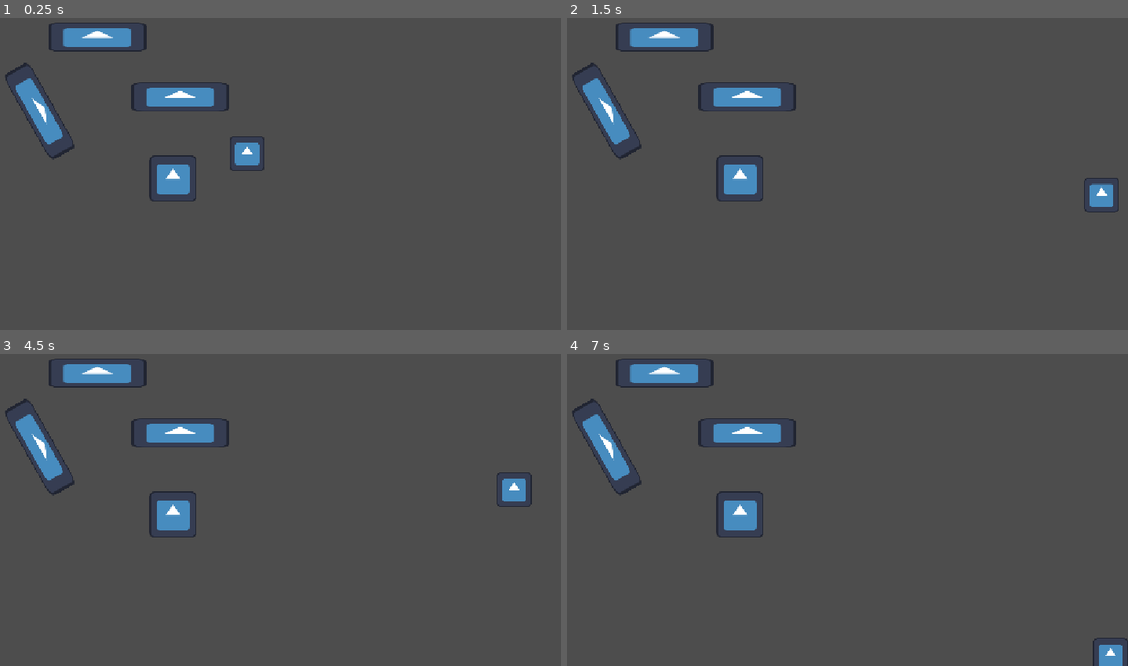
Above: before the commit, frames 1-4 (two rows, left to right).
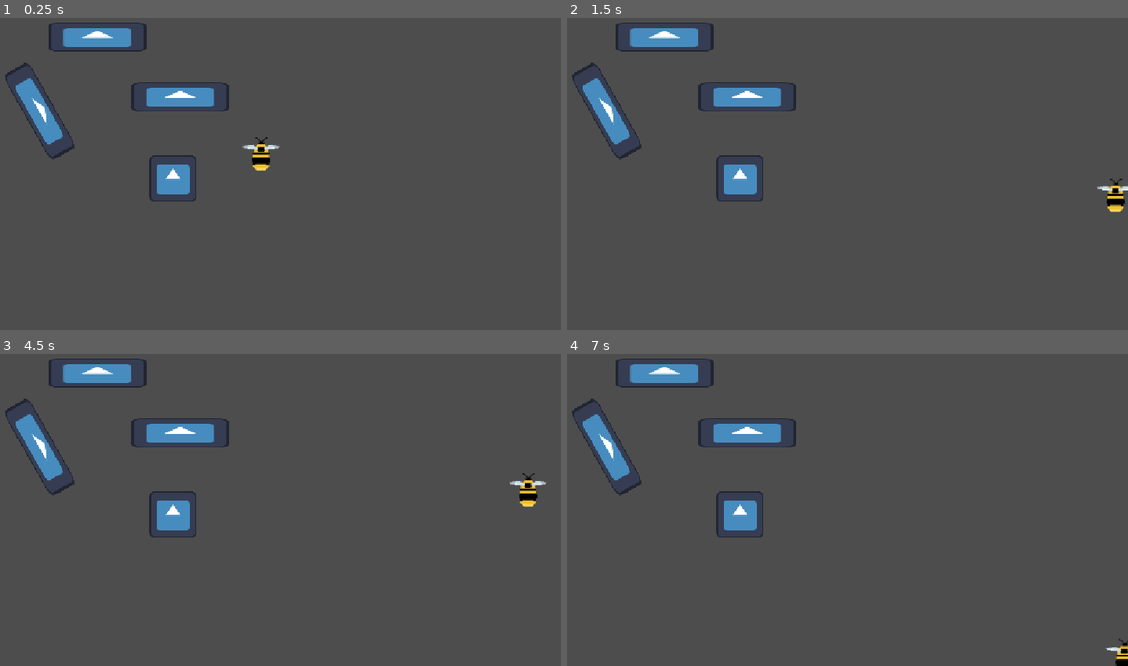
Above: after the commit, the same moments.

Repository: futurefleagames-lab/bee-line
Game: Godot game, scene res://scenes/test.tscn
Two runs of this game, one before a commit and one after it. Both use one fixed random seed, a clock stepped at 60 frames per second and the inputs below. The engine's default icon, where the game draws it, is replaced by a stand-in: a white triangle on a blue panel in a dark square.
Inputs:
- Up to frame 1 (0.25 s): no input
- Up to frame 2 (1.5 s): tap Enter at 0.5 s; hold D (right) 0.53-1.28 s; hold S (down) from 1.28 s (still down)
- Up to frame 3 (4.5 s): release S (down) at 2.03 s; hold D (right) 2.03-2.78 s; tap Space at 2.75, 4.25 s; hold W (up) 2.78-3.53 s; tap Enter at 3.5 s; hold A (left) from 3.53 s (still down)
- Up to frame 4 (7 s): release A (left) at 5.03 s; hold S (down) 5.03-5.78 s; hold D (right) 5.78-6.53 s; tap Enter at 6.5 s; hold W (up) from 6.53 s (still down)

The runs differ from the first frame. In frame 1, 0.6% of the frame differs, in the area x 40-50%, y 37-49%; in frame 2, 0.6%; in frame 3, 0.6%; in frame 4, 0.4%.

Commit message:
Add animated sprite for bee

Diff:
--- a/scenes/bee.tscn
+++ b/scenes/bee.tscn
@@ -1,17 +1,35 @@
 [gd_scene format=3 uid="uid://cppuuw1fl33ui"]
 
-[ext_resource type="Texture2D" uid="uid://b6fknkx5hshft" path="res://icon.svg" id="1_1q2x0"]
 [ext_resource type="Script" uid="uid://cg4wq0calk4gc" path="res://scenes/bee.gd" id="1_vie5o"]
+[ext_resource type="Texture2D" uid="uid://bdhxfgajkub2" path="res://bee.png" id="3_ogg2i"]
+
+[sub_resource type="AtlasTexture" id="AtlasTexture_qf6nb"]
+atlas = ExtResource("3_ogg2i")
+region = Rect2(0, 0, 48, 48)
+
+[sub_resource type="AtlasTexture" id="AtlasTexture_oynbf"]
+atlas = ExtResource("3_ogg2i")
+region = Rect2(48, 0, 48, 48)
+
+[sub_resource type="AtlasTexture" id="AtlasTexture_nkr4b"]
+atlas = ExtResource("3_ogg2i")
+region = Rect2(96, 0, 48, 48)
 
 [sub_resource type="SpriteFrames" id="SpriteFrames_pchpq"]
 animations = [{
 "frames": [{
 "duration": 1.0,
-"texture": ExtResource("1_1q2x0")
+"texture": SubResource("AtlasTexture_qf6nb")
+}, {
+"duration": 1.0,
+"texture": SubResource("AtlasTexture_oynbf")
+}, {
+"duration": 1.0,
+"texture": SubResource("AtlasTexture_nkr4b")
 }],
 "loop": 1,
 "name": &"default",
-"speed": 5.0
+"speed": 12.0
 }]
 
 [sub_resource type="CircleShape2D" id="CircleShape2D_h2x55"]
@@ -21,7 +39,13 @@
 script = ExtResource("1_vie5o")
 
 [node name="AnimatedSprite2D" type="AnimatedSprite2D" parent="." unique_id=1326888453]
+position = Vector2(2.5000012, -4.500004)
+scale = Vector2(3.1458333, 3.4791667)
 sprite_frames = SubResource("SpriteFrames_pchpq")
+autoplay = "default"
+frame = 1
+frame_progress = 0.16666572
 
 [node name="CollisionShape2D" type="CollisionShape2D" parent="." unique_id=418103863]
+position = Vector2(3, -1)
 shape = SubResource("CircleShape2D_h2x55")
--- a/scenes/test.tscn
+++ b/scenes/test.tscn
@@ -6,6 +6,7 @@
 [node name="test" type="Node2D" unique_id=702958792]
 
 [node name="Bee" parent="." unique_id=580368261 instance=ExtResource("1_errlg")]
+position = Vector2(50, 1)
 
 [node name="Camera2D" type="Camera2D" parent="." unique_id=1820287497]
 zoom = Vector2(0.5, 0.5)
Binary file added: bee.png
Not shown, added: bee.png.import
